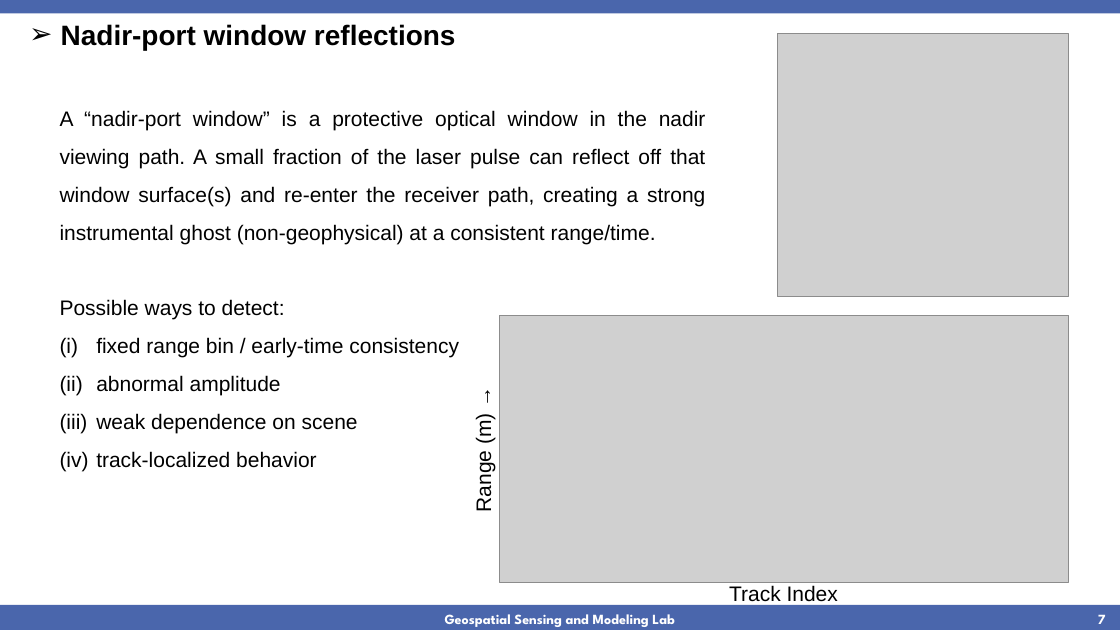
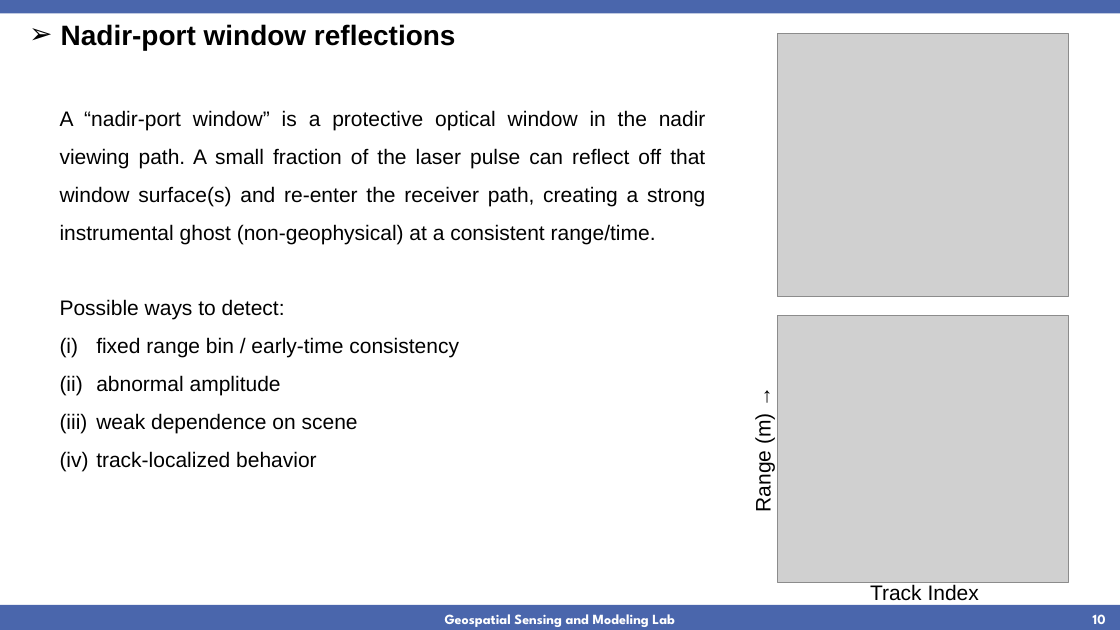
Before and after one commit to jgzhong99/CASALS, a slide deck: slide 10 of CASALS.pptx (slide 7 before the commit). Drawn at 1120x630 pixels with LibreOffice and Linux fonts; fonts in the diff are those of the drawing; grey boxes stand for pictures; background and template pictures are left out. Boxes give left, top, right and bottom in pixels: in the first picture for what was removed or moved away, otherwise in the second. Text is boxed around its words. In the diff, an @@ line names an element or a change of style, - is before the commit and + after.

```diff
--- a/CASALS.pptx
+++ b/CASALS.pptx
@@ picture: place and size @@
-picture at [500,315,1069,582]
+picture at [778,315,1069,582]
@@ text "Range (m) →": place and size @@
-text "Range (m) →" at [472,416,495,511]
+text "Range (m) →" at [752,416,775,511]
@@ text "Track Index" rewrapped from [729,585,838,606] to [870,584,979,601] @@
@@ page number at [1093,614,1106,624]: text changed @@
-7
+10
```
Also in this commit, not shown: 1 other slide changed, 1 slide added, 7 other files.
